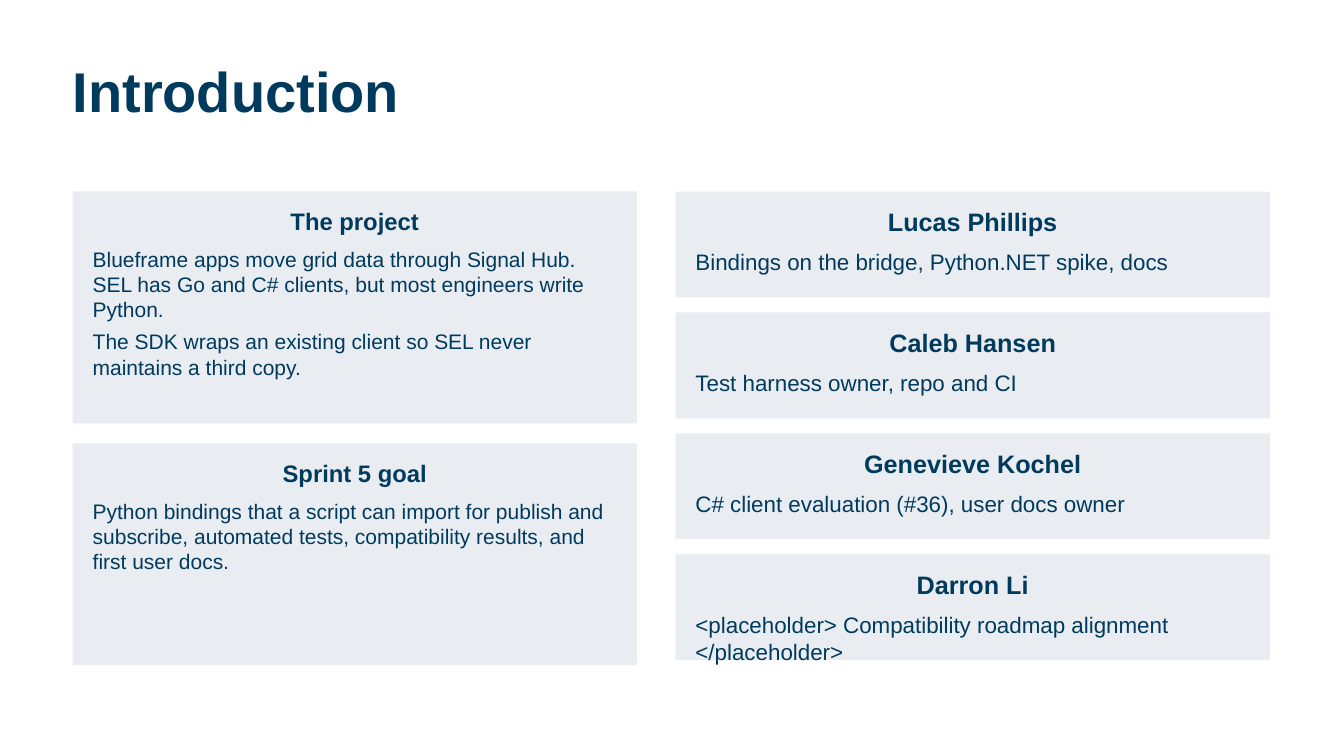
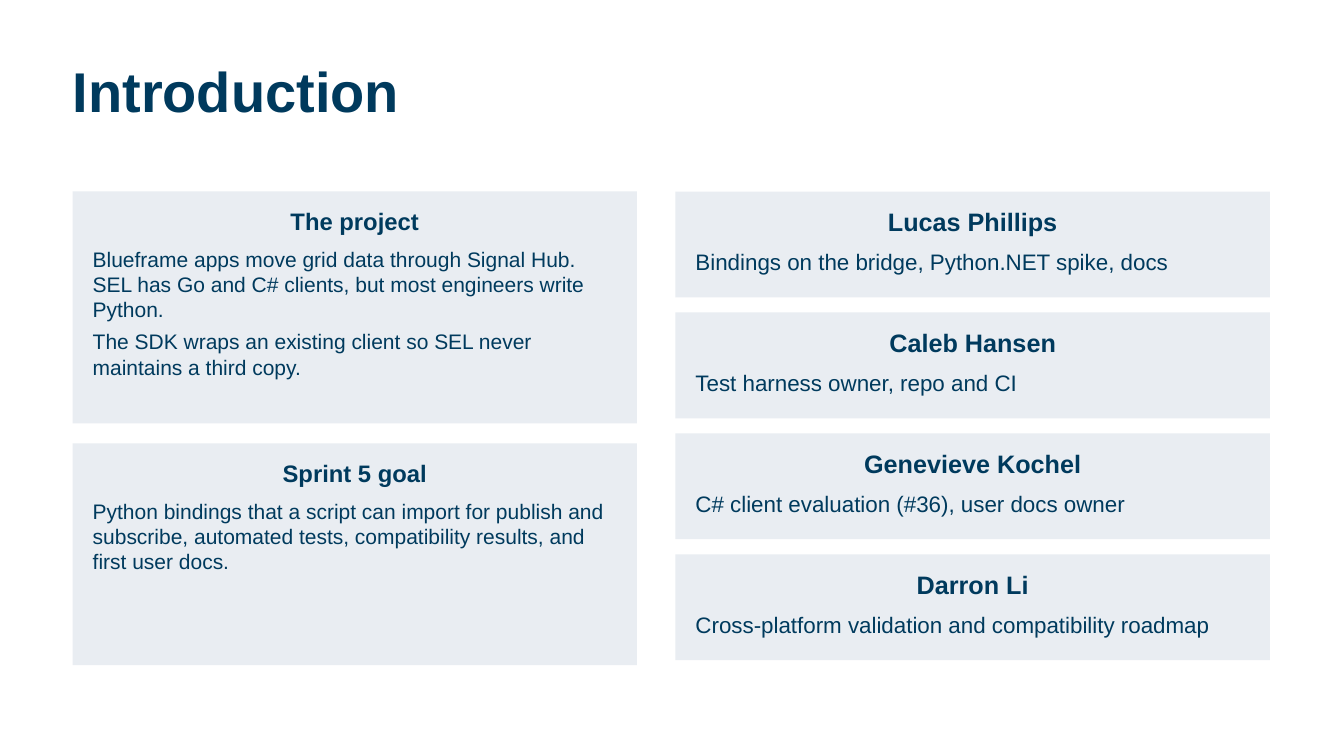
Before and after one commit to calebh13/sel-blueframe-sdk, a slide deck: slide 2 of Sprints/Sprint_5/Sprint 5 Presentation.pptx. Drawn at 1344x756 pixels with LibreOffice and Linux fonts; fonts in the diff are those of the drawing. Boxes give left, top, right and bottom in pixels: in the first picture for what was removed or moved away, otherwise in the second. Text is boxed around its words. In the diff, an @@ line names an element or a change of style, - is before the commit and + after.

```diff
--- a/Sprints/Sprint_5/Sprint 5 Presentation.pptx
+++ b/Sprints/Sprint_5/Sprint 5 Presentation.pptx
@@ text in rectangle at (695, 616, 1209, 638): text changed @@
-<placeholder> Compatibility roadmap alignment </placeholder>
+Cross-platform validation and compatibility roadmap
```
Also in this commit, not shown: 2 other slides changed, 4 other files.
